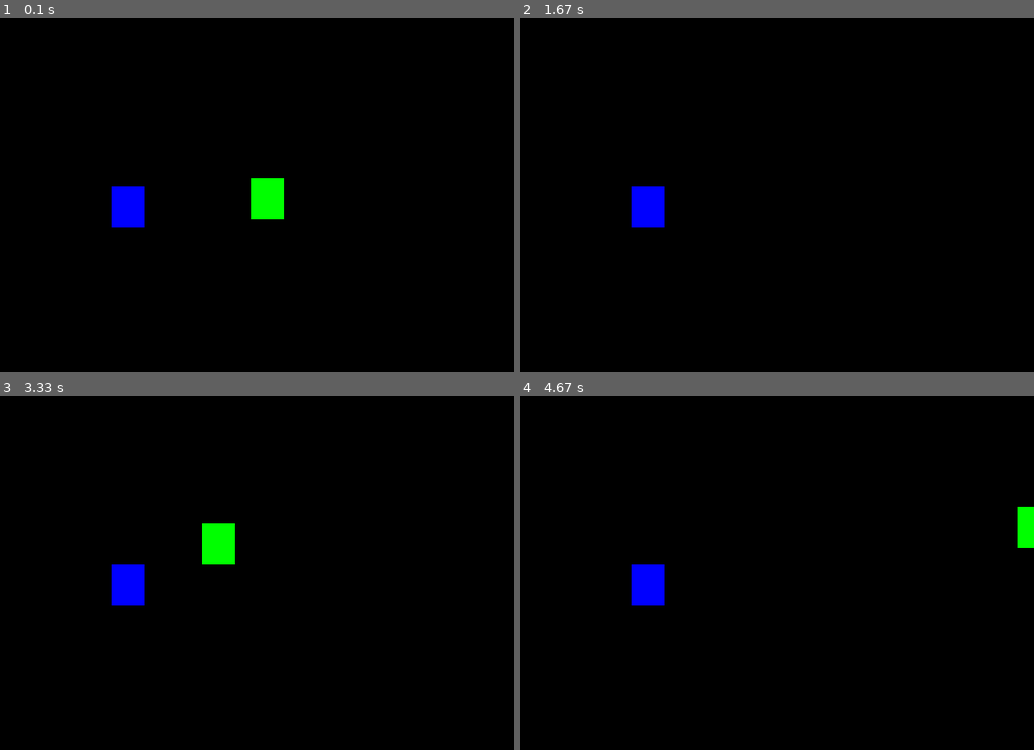
Above: before the commit, frames 1-4 (two rows, left to right).
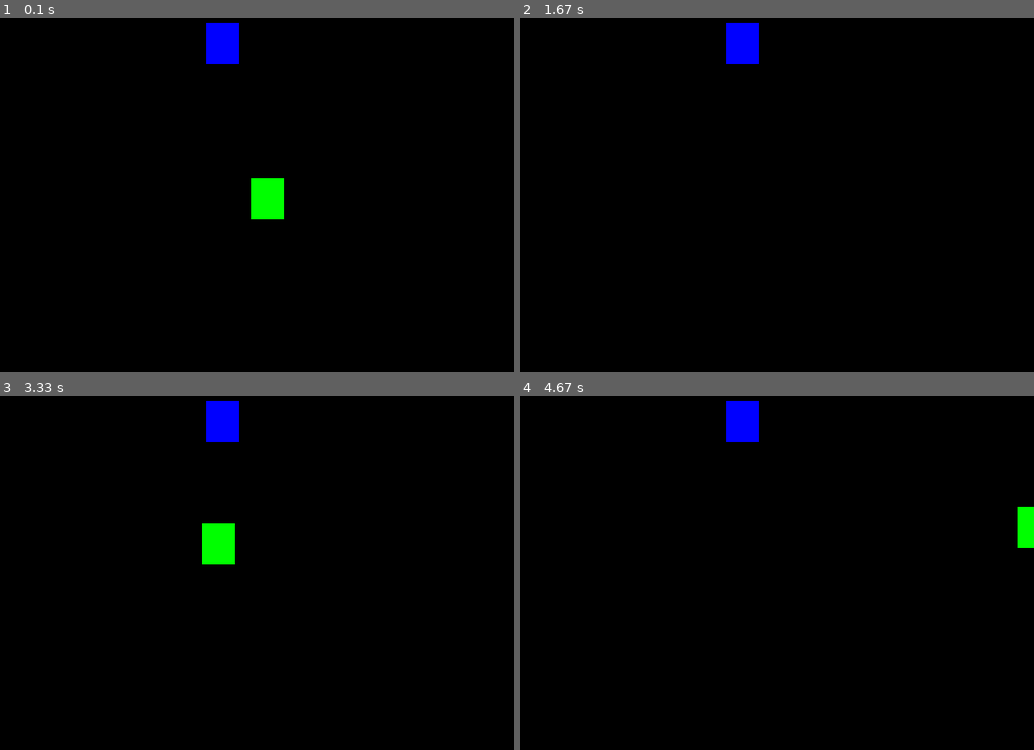
Above: after the commit, the same moments.

Repository: AmandaTrinity/pygames-lab
Game: pygame game, started from src/janela.py
The game is run twice, just before and just after one commit, with the same random seed, the same clock (stepped at 60 frames per second) and the same inputs.
Inputs:
- Up to frame 1 (0.1 s): no input
- Up to frame 2 (1.67 s): hold D 0.33-0.8 s
- Up to frame 3 (3.33 s): hold A 1.67-2.2 s; hold S 2.23-2.53 s; hold W from 3 s (still down)
- Up to frame 4 (4.67 s): release W at 3.37 s; hold D 3.4-4.03 s; hold A from 4.47 s (still down)

The runs differ from the first frame. In frame 1, 1.5% of the frame differs, in the area x 21-47%, y 1-60%; in frame 2, 1.5%; in frame 3, 1.5%; in frame 4, 1.5%.

Commit message:
feat: adiciona a lógica do objeto mudar de lugar a cada colisão

Diff:
--- a/src/janela.py
+++ b/src/janela.py
@@ -1,6 +1,7 @@
 import pygame
 from pygame.locals import *
 from sys import exit
+from random import randint #Sorteia valores dentro de um determinado intervalo
 
 pygame.init() #incializar todas as funcoes de pygame
 
@@ -9,6 +10,10 @@
 altura = 480
 x = largura / 2
 y = altura / 2
+
+# Variável para retângulo blue
+x_blue = randint(30,500)
+y_blue = randint(40,360)
 
 tela = pygame.display.set_mode((largura,altura)) #objeto tela, set mode vai recebe uma tupla
 # Nome
@@ -48,11 +53,13 @@
 
     # 3. Desenhando o nosso retângulo
     retangulo_green = pygame.draw.rect(tela,(0,255,0), (x, y,40,50)) #x,y,largura(px), altura
-    retangulo_blue = pygame.draw.rect(tela, (0,0,255), (150,250,40,50))
+    retangulo_blue = pygame.draw.rect(tela, (0,0,255), (x_blue,y_blue,40,50))
 
     #4. Colisão de objetos
     if retangulo_green.colliderect(retangulo_blue):
-        print('colidiu')
+        x_blue = randint(30,500)
+        y_blue = randint(40,360)
+
     #Se mova sozinho
     # if y >= altura:
     #    y = 0
